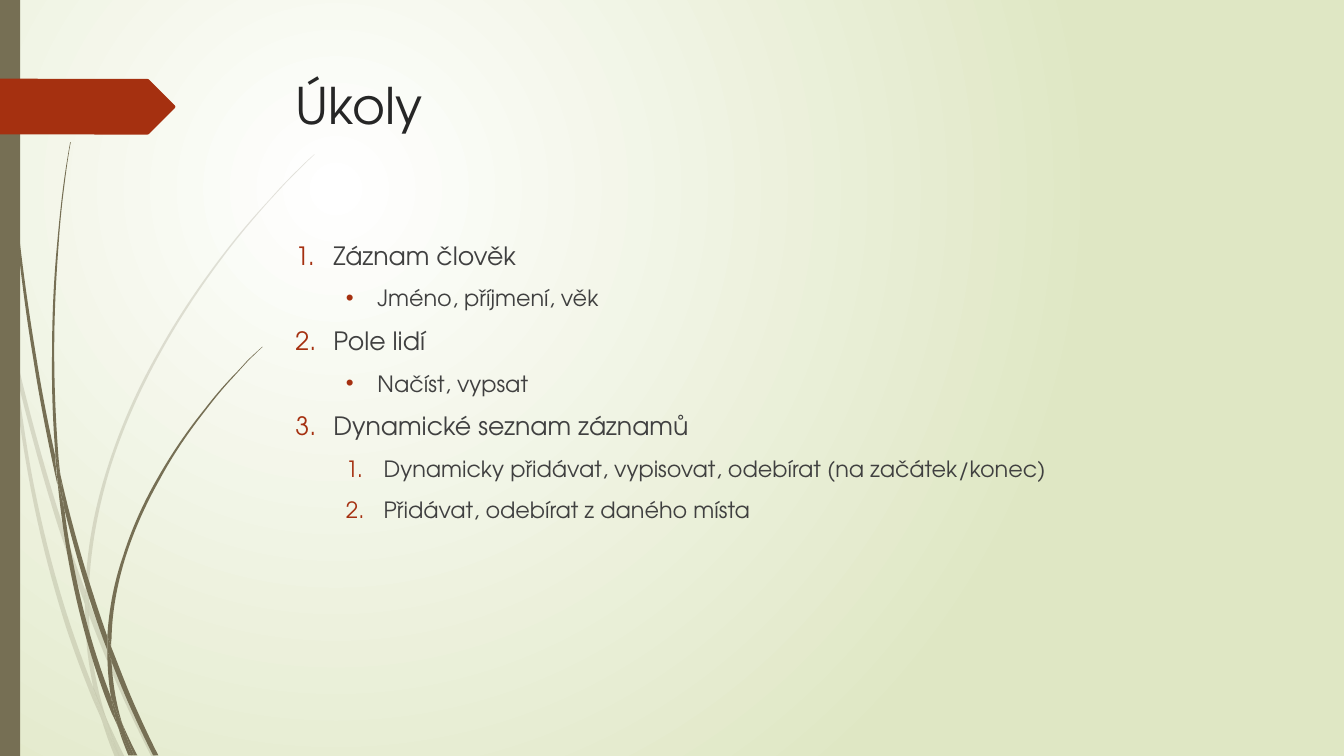
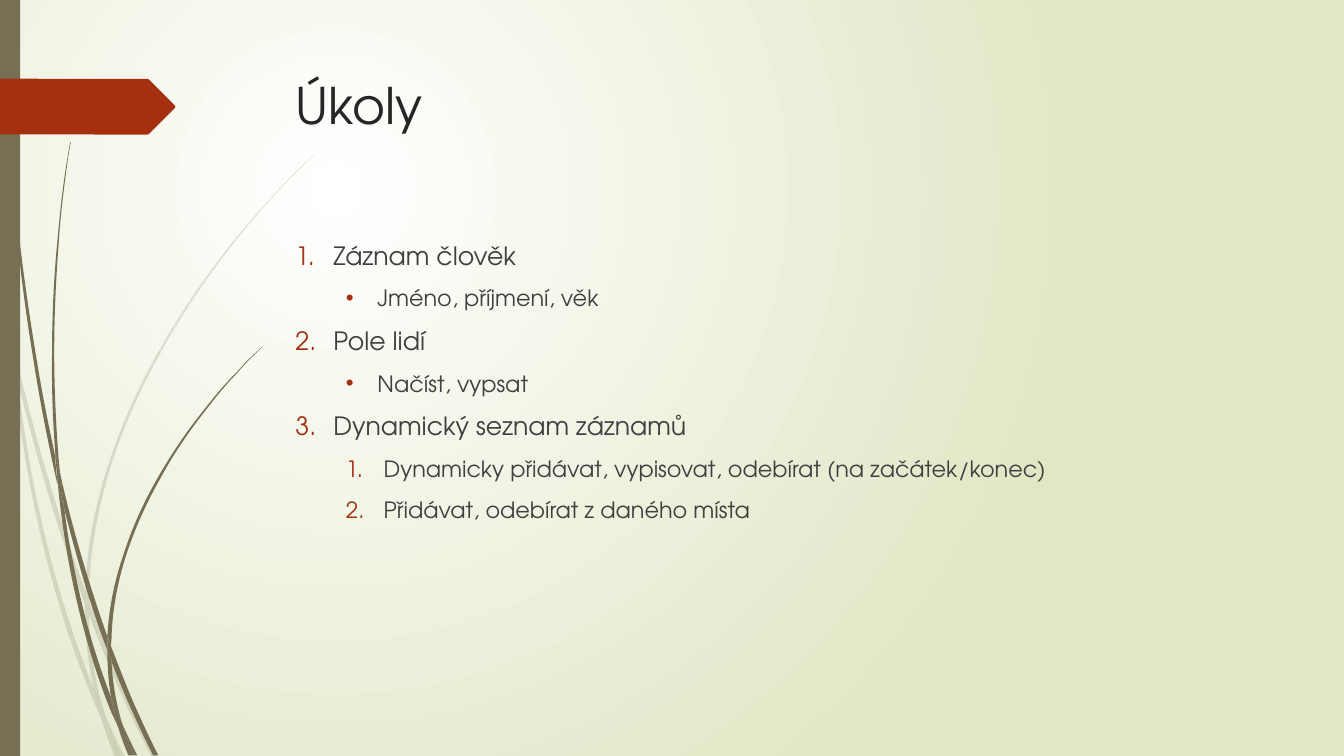
Before and after one commit to fan1x/fan1x.github.io, a slide deck: slide 5 of data/2018-19/prg1/cv8/prg1_cv8.pptx. Drawn at 1344x756 pixels with LibreOffice and Linux fonts; fonts in the diff are those of the drawing. Boxes give left, top, right and bottom in pixels: in the first picture for what was removed or moved away, otherwise in the second. Text is boxed around its words. In the diff, an @@ line names an element or a change of style, - is before the commit and + after.

```diff
--- a/data/2018-19/prg1/cv8/prg1_cv8.pptx
+++ b/data/2018-19/prg1/cv8/prg1_cv8.pptx
@@ text at (333,414,686,440): text changed @@
-3. Dynamické seznam záznamů
+3. Dynamický seznam záznamů
```
Also in this commit, not shown: 2 other slides changed, 2 other files.
